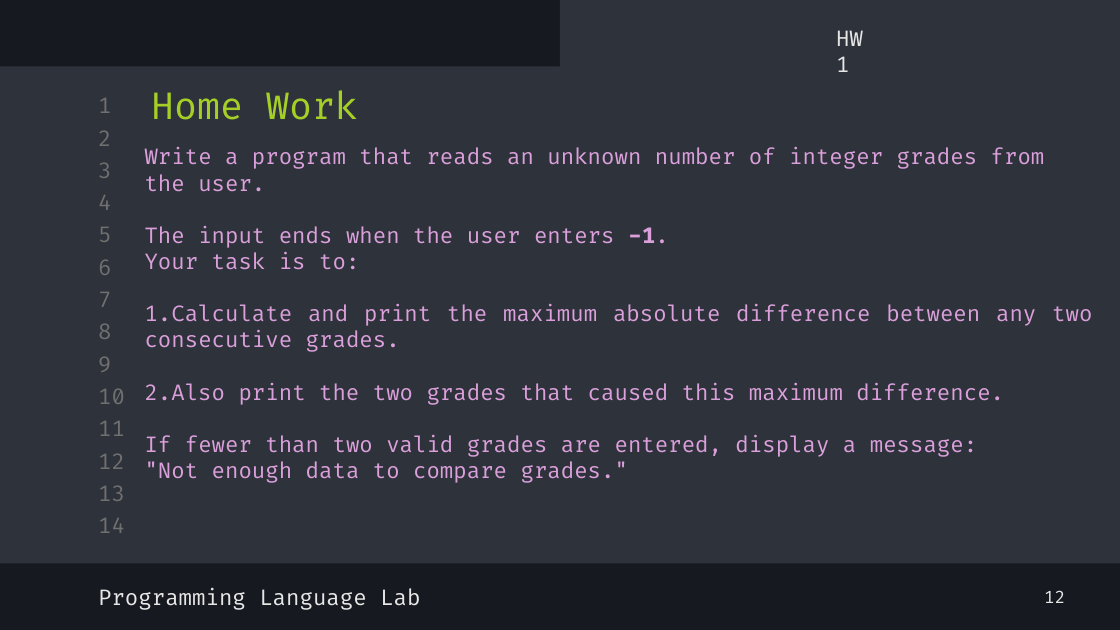
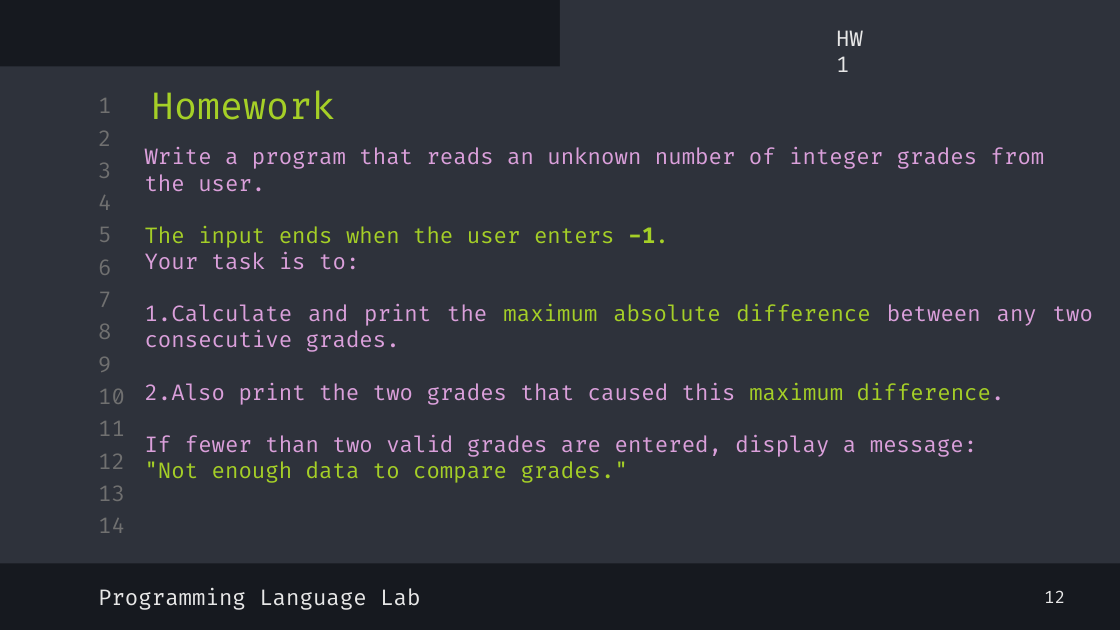
Before and after one commit to shayan-naghizadeh/C-Lab-AUT, a slide deck: slide 14 of slides/5.Loop/Loop.pptx. Drawn at 1120x630 pixels with LibreOffice and Linux fonts; fonts in the diff are those of the drawing. Boxes give left, top, right and bottom in pixels: in the first picture for what was removed or moved away, otherwise in the second. Text is boxed around its words. In the diff, an @@ line names an element or a change of style, - is before the commit and + after.

```diff
--- a/slides/5.Loop/Loop.pptx
+++ b/slides/5.Loop/Loop.pptx
@@ title at (151, 90, 335, 120): text changed @@
-Home Work
+Homework
@@ text at (145, 226, 1093, 483): text colour #DBA0DB to #A5CF27 in "The input ends when the user enters ...", "maximum absolute difference", "maximum difference.", ""Not enough data to compare grades."" @@
```
Also in this commit, not shown: 5 other slides changed, 8 other files.
